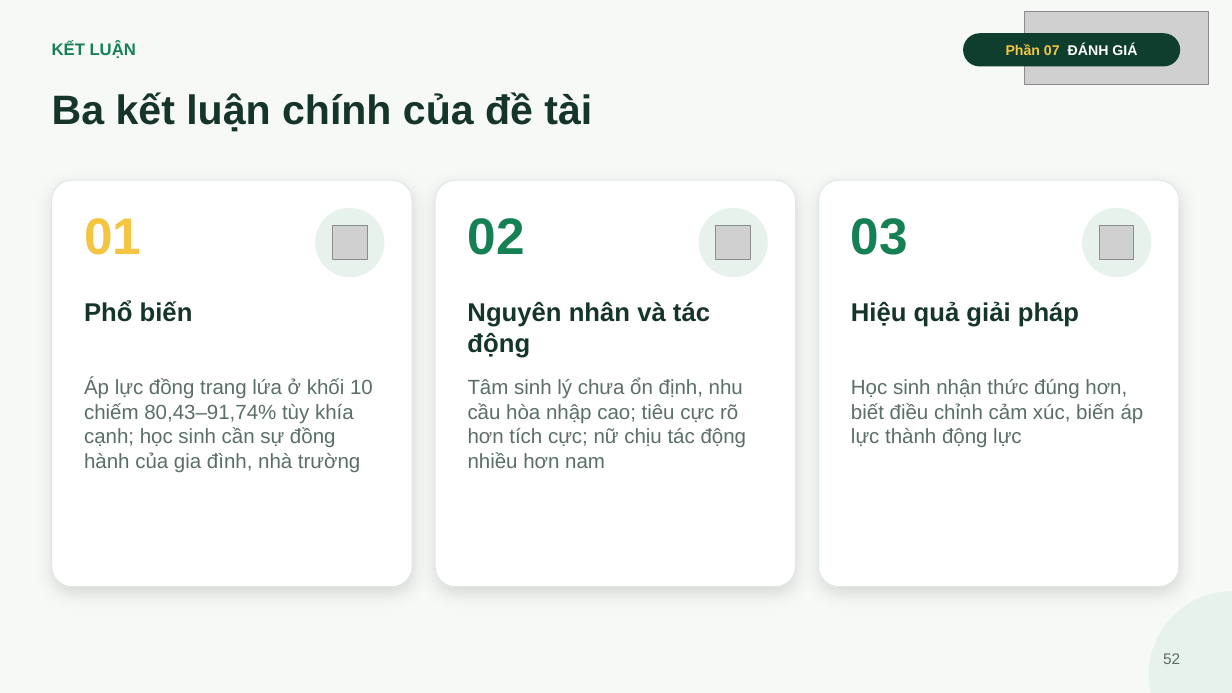
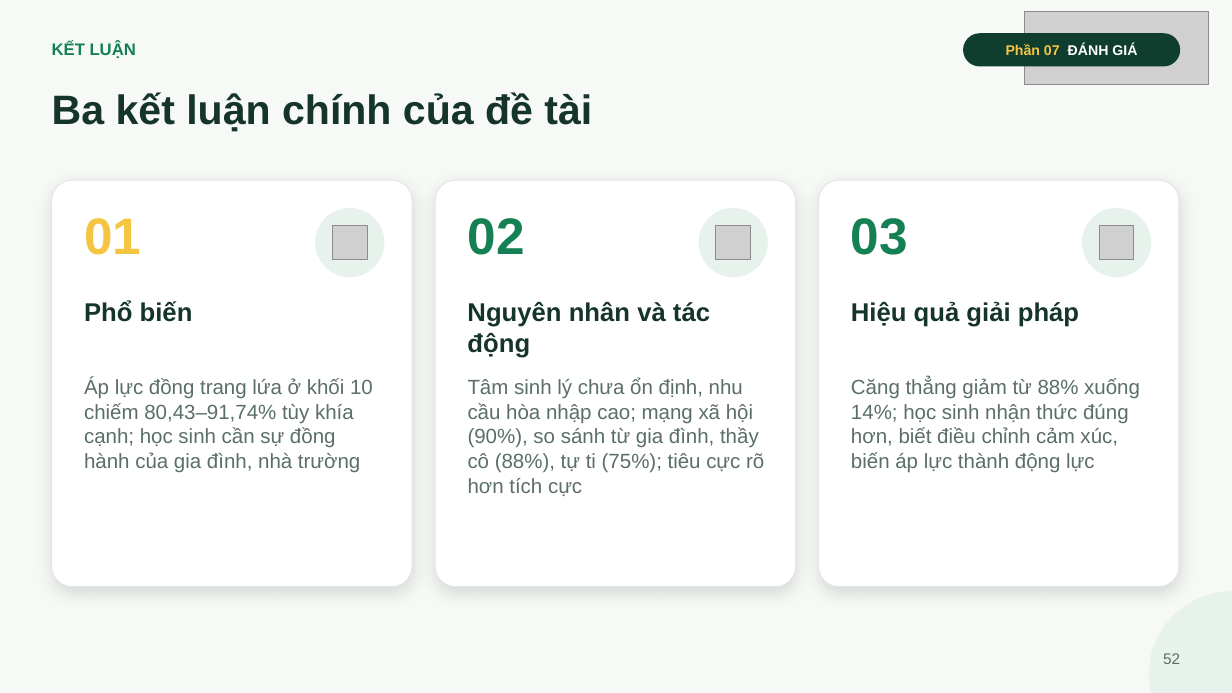
Before and after one commit to ngohuonglan2003-lab/Ppt-canva-ap-luc-dong-trang-lua, a slide deck: slide 52 of slide/Ap-luc-dong-trang-lua.pptx. Drawn at 1232x693 pixels with LibreOffice and Linux fonts; fonts in the diff are those of the drawing; grey boxes stand for pictures. Boxes give left, top, right and bottom in pixels: in the first picture for what was removed or moved away, otherwise in the second. Text is boxed around its words. In the diff, an @@ line names an element or a change of style, - is before the commit and + after.

```diff
--- a/slide/Ap-luc-dong-trang-lua.pptx
+++ b/slide/Ap-luc-dong-trang-lua.pptx
@@ text at [468,378,764,496]: text changed @@
-Tâm sinh lý chưa ổn định, nhu cầu hòa nhập cao; tiêu cực rõ hơn tích cực; nữ chịu tác động nhiều hơn nam
+Tâm sinh lý chưa ổn định, nhu cầu hòa nhập cao; mạng xã hội (90%), so sánh từ gia đình, thầy cô (88%), tự ti (75%); tiêu cực rõ hơn tích cực
@@ text at [851,378,1140,473]: text changed @@
-Học sinh nhận thức đúng hơn, biết điều chỉnh cảm xúc, biến áp lực thành động lực
+Căng thẳng giảm từ 88% xuống 14%; học sinh nhận thức đúng hơn, biết điều chỉnh cảm xúc, biến áp lực thành động lực
```
Also in this commit, not shown: 12 other slides changed, 4 other files.
